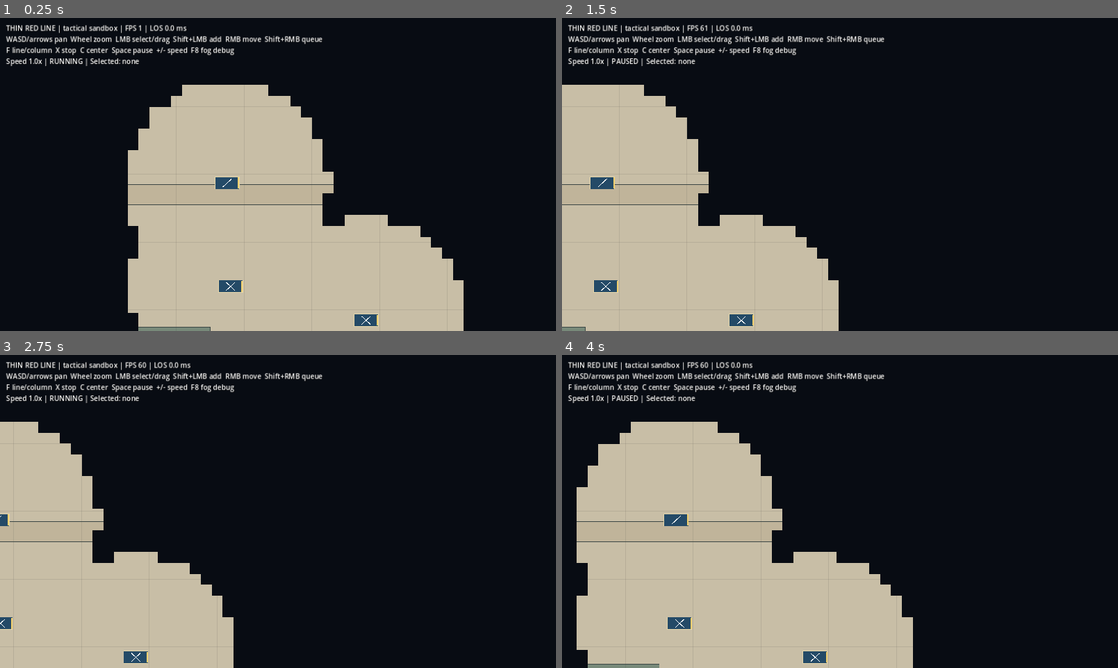
Above: before the commit, frames 1-4 (two rows, left to right).
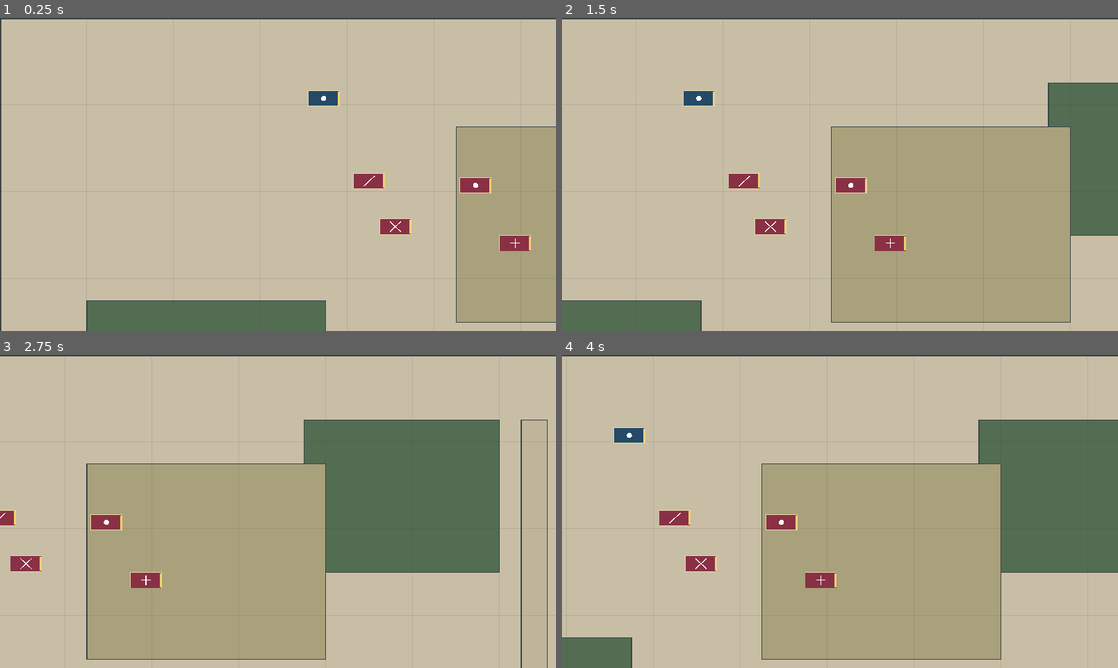
Above: after the commit, the same moments.

Repository: bookajones/thin_red_line
Game: Godot game, scene res://scenes/battle.tscn
The game is run twice, just before and just after one commit, with the same random seed, the same clock (stepped at 60 frames per second) and the same inputs.
Inputs (mouse positions are in pixels of both pictures, inside the frame that each line leads up to):
- Up to frame 1 (0.25 s): no input
- Up to frame 2 (1.5 s): tap Enter at 0.5 s; move the mouse to (962, 158) at 0.52 s; hold D 0.53-1.25 s; tap F at 0.6 s; click (962, 158) at 0.67 s; tap Space at 0.77 s; drag from (728, 190) to (812, 237) at 1.27 s
- Up to frame 3 (2.75 s): tap Space at 2 s; move the mouse to (333, 442) at 2.02 s; hold D from 2.03 s (still down); tap C at 2.1 s; click (333, 442) at 2.17 s
- Up to frame 4 (4 s): release D at 2.75 s; drag from (812, 574) to (673, 464) at 2.77 s; tap Enter at 3.5 s; move the mouse to (1006, 558) at 3.52 s; hold A from 3.53 s (still down); tap X at 3.6 s; click (1006, 558) at 3.67 s; tap Space at 3.77 s

The runs differ from the first frame. In frame 1, 71% of the frame differs, in the area x 0-100%, y 0-100%; in frame 2, 77%; in frame 3, 88%; in frame 4, 77%.
Error after the commit: Parse Error: Cannot infer the type of "distance" variable because the value doesn't have a set type. (res://scripts/fog_model.gd:78)

Commit message:
docs: preserve Python design and roadmap with Godot parity and QA gates

Diff:
--- a/scripts/battle.gd
+++ b/scripts/battle.gd
@@ -5,6 +5,7 @@
 const TerrainScript = preload("res://scripts/terrain_map.gd")
 const CounterScript = preload("res://scripts/unit_counter.gd")
 const FogScript = preload("res://scripts/fog_model.gd")
+const SelectionOverlayScript = preload("res://scripts/selection_overlay.gd")
 const SCENARIO_PATH := "res://data/scenarios/test_battle.json"
 const UNIT_RULES_PATH := "res://data/rules/units.json"
 const FOG_REFRESH_SECONDS := 0.1
@@ -15,7 +16,7 @@
 var terrain
 var fog
 var fog_sprite: Sprite2D
-var counters: Array[Node2D] = []
+var counters: Array = []
 var hud: Label
 var paused: bool = false
 var fog_debug: bool = false
@@ -25,6 +26,7 @@
 var selection_origin: Vector2 = Vector2.ZERO
 var selection_active: bool = false
 var show_selection_box: bool = false
+var selection_overlay
 var selection_end: Vector2 = Vector2.ZERO
 
 
@@ -57,6 +59,9 @@
 	fog_sprite = Sprite2D.new()
 	add_child(fog_sprite)
 	fog.apply_to_sprite(fog_sprite)
+
+	selection_overlay = SelectionOverlayScript.new()
+	add_child(selection_overlay)
 
 	var canvas := CanvasLayer.new()
 	add_child(canvas)
@@ -170,7 +175,7 @@
 				else:
 					select_at(release_point, mouse.shift_pressed)
 				show_selection_box = false
-				queue_redraw()
+				update_selection_overlay()
 			return
 		if mouse.button_index == MOUSE_BUTTON_RIGHT and mouse.pressed:
 			var destination := get_global_mouse_position()
@@ -183,7 +188,7 @@
 	if event is InputEventMouseMotion and selection_active:
 		selection_end = get_global_mouse_position()
 		show_selection_box = true
-		queue_redraw()
+		update_selection_overlay()
 	if event is InputEventKey:
 		var key: InputEventKey = event
 		if not key.pressed or key.echo:
@@ -228,7 +233,7 @@
 
 
 func select_at(world_point: Vector2, additive: bool) -> void:
-	var chosen: Node2D = null
+	var chosen = null
 	for counter in counters:
 		if counter.side == "player" and counter.visible and counter.hit_test(world_point):
 			chosen = counter
@@ -253,11 +258,11 @@
 		counter.queue_redraw()
 
 
-func _draw() -> void:
-	if show_selection_box:
-		var rect := Rect2(selection_origin, selection_end - selection_origin).abs()
-		draw_rect(rect, Color(0.7, 0.8, 1.0, 0.16))
-		draw_rect(rect, Color(0.9, 0.95, 1.0), false, 2.0)
+func update_selection_overlay() -> void:
+	selection_overlay.start_world = selection_origin
+	selection_overlay.end_world = selection_end
+	selection_overlay.is_active = show_selection_box
+	selection_overlay.queue_redraw()
 
 
 func refresh_hud() -> void:
@@ -267,7 +272,7 @@
 	for counter in counters:
 		if counter.side == "player" and counter.selected:
 			names.append("%s [%s, %d/%d]" % [counter.unit_name, counter.formation, counter.strength, counter.max_strength])
-	var selected_description := ", ".join(names) if not names.is_empty() else "none"
+	var selected_description := ", ".join(PackedStringArray(names)) if not names.is_empty() else "none"
 	hud.text = "THIN RED LINE | tactical sandbox | FPS %d | LOS %.1f ms\n" % [Engine.get_frames_per_second(), los_last_ms]
 	hud.text += "WASD/arrows pan  Wheel zoom  LMB select/drag  Shift+LMB add  RMB move  Shift+RMB queue\n"
 	hud.text += "F line/column  X stop  C center  Space pause  +/- speed  F8 fog debug\n"
--- a/scripts/fog_model.gd
+++ b/scripts/fog_model.gd
@@ -48,7 +48,7 @@
 	return is_cell_visible(side, floori(world_point.x / CELL_SIZE), floori(world_point.y / CELL_SIZE))
 
 
-func has_line_of_sight(start: Vector2, finish: Vector2, terrain: Node2D) -> bool:
+func has_line_of_sight(start: Vector2, finish: Vector2, terrain) -> bool:
 	var length := start.distance_to(finish)
 	if length < 0.001:
 		return true
@@ -72,7 +72,7 @@
 	return true
 
 
-func can_detect(observer: Node2D, target: Node2D, terrain: Node2D) -> bool:
+func can_detect(observer, target, terrain) -> bool:
 	if observer.side == target.side or observer.destroyed or target.destroyed:
 		return false
 	var distance := observer.position.distance_to(target.position)
@@ -85,7 +85,7 @@
 	return distance <= allowed and has_line_of_sight(observer.position, target.position, terrain)
 
 
-func recalculate(observers: Array[Node2D], terrain: Node2D) -> bool:
+func recalculate(observers: Array, terrain) -> bool:
 	var anything_changed := false
 	for side in ["player", "enemy"]:
 		var new_visible := PackedByteArray()
--- /dev/null
+++ b/scripts/selection_overlay.gd
@@ -0,0 +1,14 @@
+extends Node2D
+## Selection rectangle is above the terrain, counters and fog.
+
+var start_world: Vector2 = Vector2.ZERO
+var end_world: Vector2 = Vector2.ZERO
+var is_active: bool = false
+
+
+func _draw() -> void:
+	if not is_active:
+		return
+	var rect := Rect2(start_world, end_world - start_world).abs()
+	draw_rect(rect, Color(0.7, 0.8, 1.0, 0.16))
+	draw_rect(rect, Color(0.9, 0.95, 1.0), false, 2.0)
--- a/scripts/unit_counter.gd
+++ b/scripts/unit_counter.gd
@@ -71,7 +71,7 @@
 	orders.clear()
 
 
-func simulate_step(delta: float, terrain: Node2D) -> void:
+func simulate_step(delta: float, terrain) -> void:
 	if destroyed:
 		return
 	if formation_time > 0.0:
Not shown, added: CHANGELOG.md
Not shown, added: docs/ARCHITECTURE.md
Not shown, added: docs/GAME_DESIGN.md
Not shown, added: docs/PERFORMANCE_AND_QA.md
Not shown, added: docs/PORTING_PARITY.md
Not shown, added: docs/ROADMAP.md
Not shown, added: docs/reference/PYTHON_STRATEGY_BACKLOG.md
Not shown, added: docs/reference/PYTHON_STRATEGY_MILESTONES.md
Not shown, added: docs/reference/PYTHON_STRATEGY_README.md
